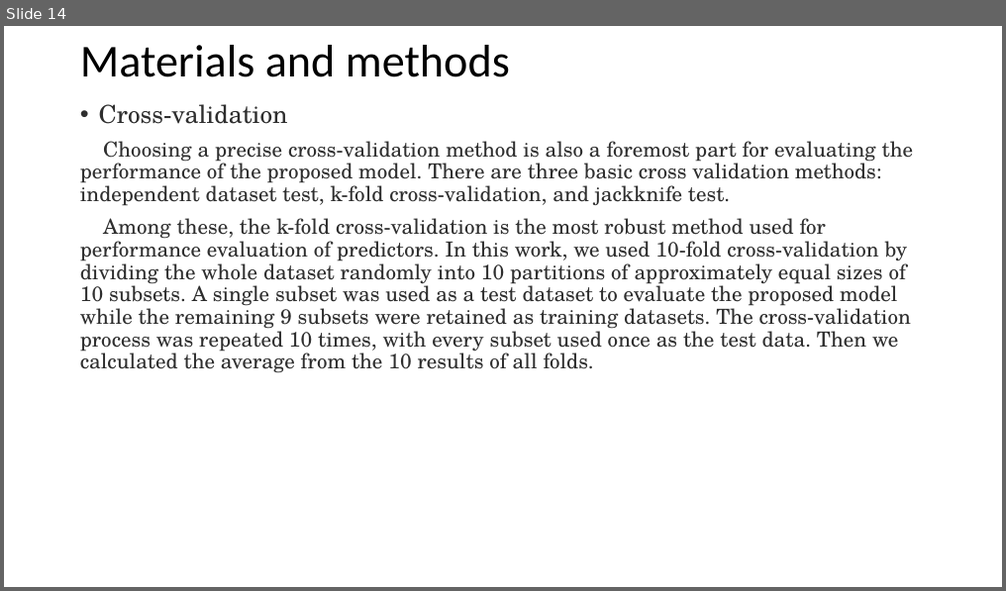
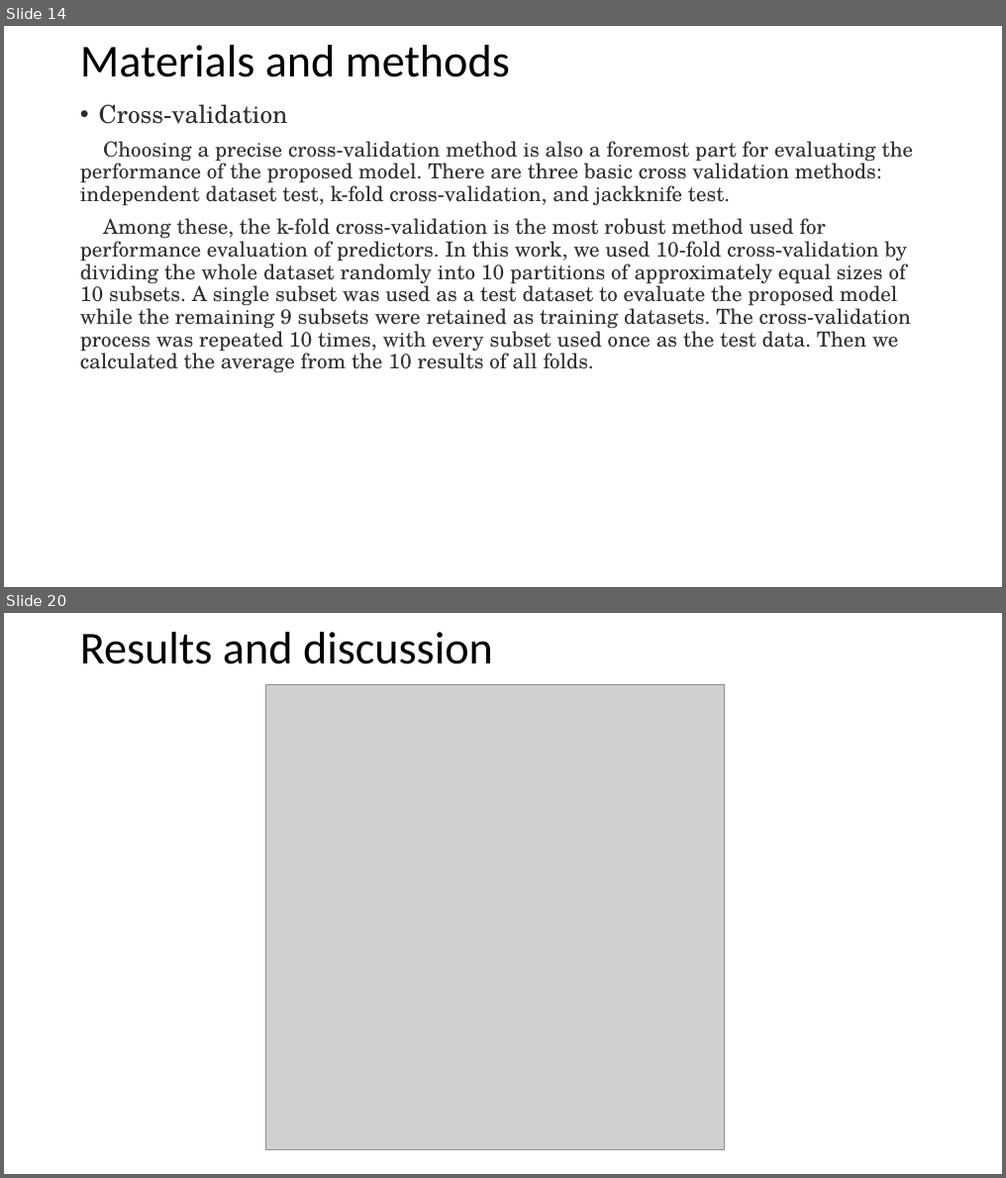
Before and after one commit to YanChengHuang/paper_implement, a slide deck: i6mA-DNC/presentation/i6mA-DNC.pptx. Shown one above the other, each under a label of ours: slide 14 before the commit, slides 14 and 20 after it; the slides between them are not shown. The pictures are 1006x591 and 1006x1178 pixels, drawn with LibreOffice and Linux fonts; fonts in the diff are those of the drawing; grey boxes stand for pictures. Boxes give left, top, right and bottom in pixels: in the first picture for what was removed or moved away, otherwise in the second. Text is boxed around its words. In the diff, an @@ line names an element or a change of style, - is before the commit and + after.

```diff
--- a/i6mA-DNC/presentation/i6mA-DNC.pptx
+++ b/i6mA-DNC/presentation/i6mA-DNC.pptx
@@ slide 20 added at (4,613,1002,1174), background #FFFFFF @@
@@ title added at (80,632,493,664), 44 pt, text #000000 @@
+Results and discussion
@@ picture added at (265,685,724,1151) @@
```
Also in this commit, not shown: 1 slide changed, 5 other slides added, 2 other files.
